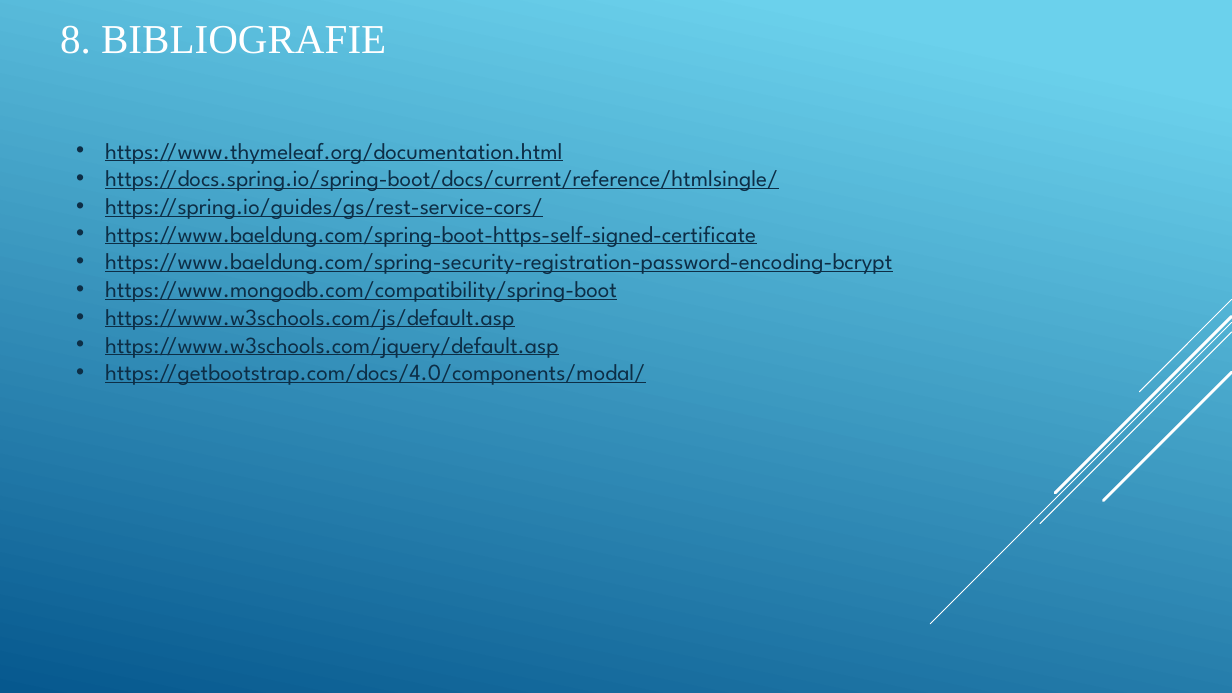
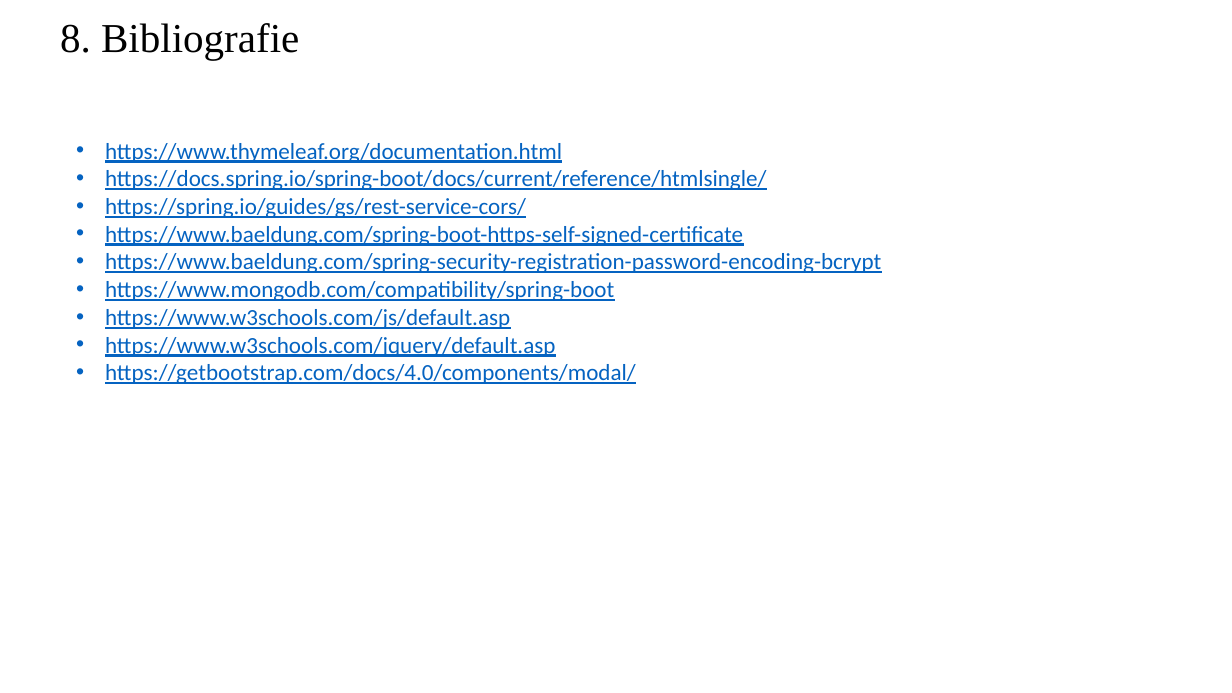
Before and after one commit to Gabiqb/HTTPS-Email-Server, a slide deck: slide 34 of DesignProiect - Pucani Liviu, Tanul Gabriel.pptx. Drawn at 1232x693 pixels with LibreOffice and Linux fonts; fonts in the diff are those of the drawing. Boxes give left, top, right and bottom in pixels: in the first picture for what was removed or moved away, otherwise in the second. Text is boxed around its words. In the diff, an @@ line names an element or a change of style, - is before the commit and + after.

```diff
--- a/DesignProiect - Pucani Liviu, Tanul Gabriel.pptx
+++ b/DesignProiect - Pucani Liviu, Tanul Gabriel.pptx
@@ background gradient #6ED2EB to #06588E to #FFFFFF @@
@@ title at (x1=60, y1=23, x2=299, y2=60): text changed; text colour #FFFFFF to #000000 @@
-8. BIBLIOGRAFIE
+8. Bibliografie
@@ text "https://www.thymeleaf.org/documentation.html" at (x1=105, y1=143, x2=881, y2=384): font League Spartan to Calibri, text colour #0D2E46 to #0563C1 @@
@@ group removed at (x1=931, y1=299, x2=1232, y2=624): 5 lines @@
```
Also in this commit, not shown: 33 other slides changed, 2 other files.
